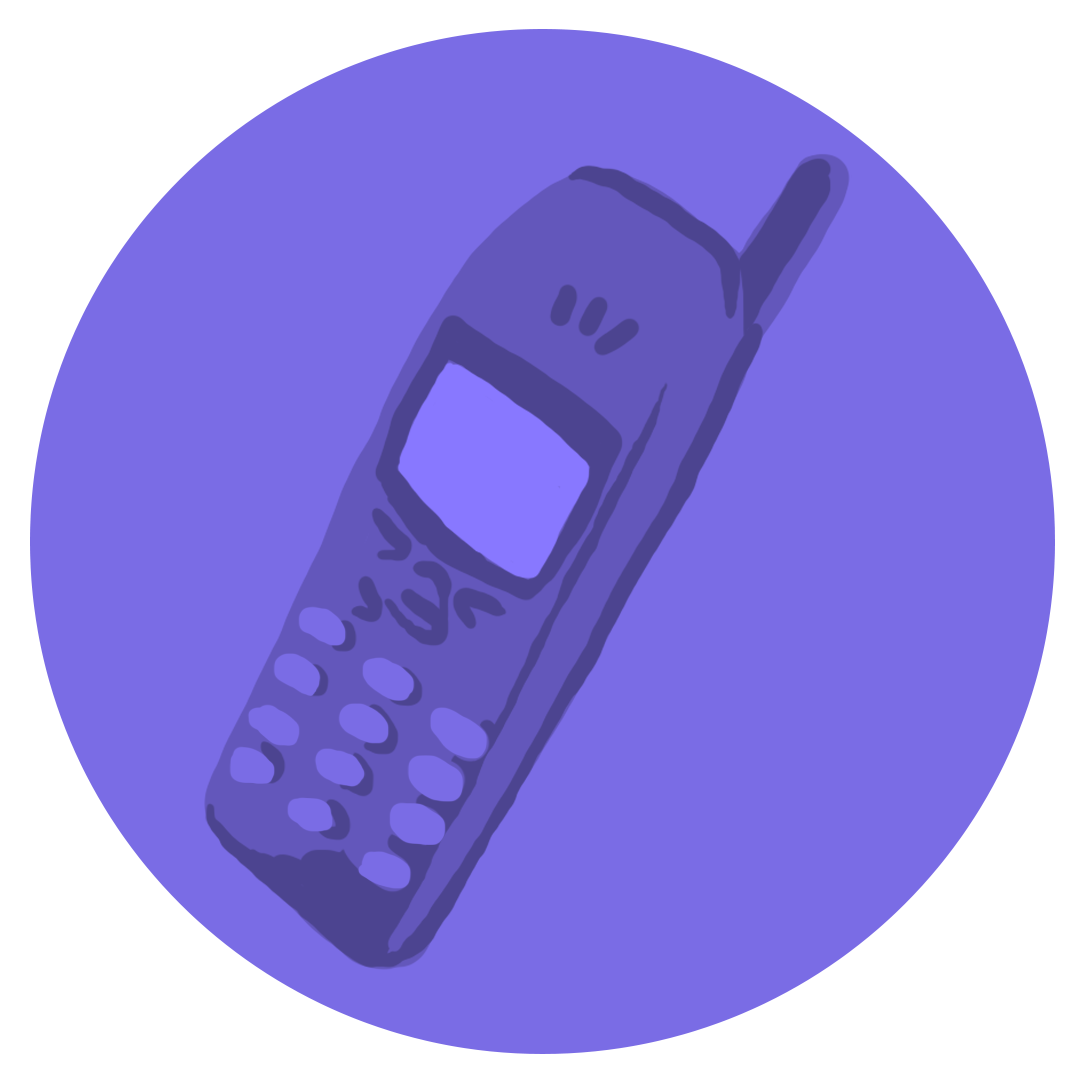
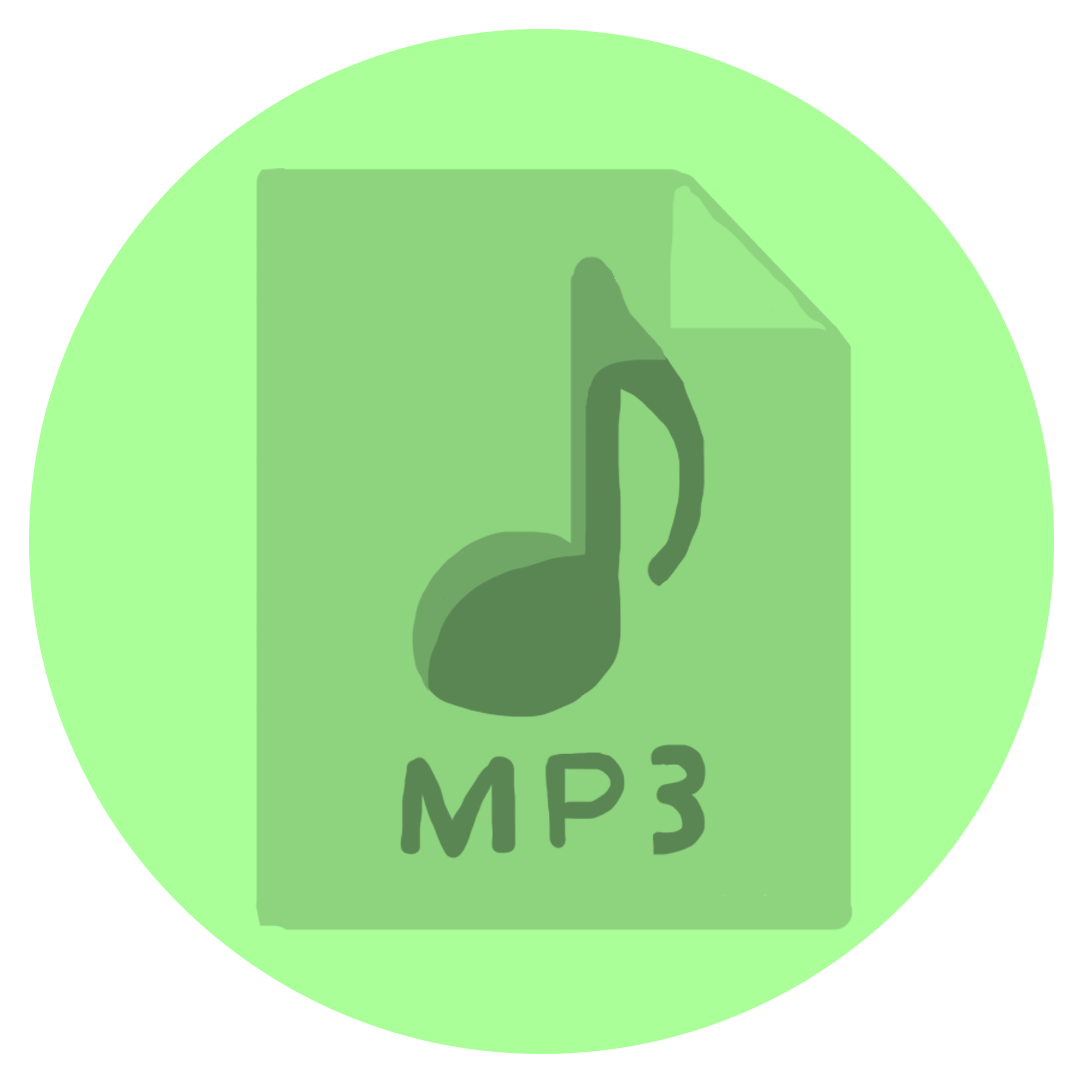
Comparing the layer stacks of the two (1080, 1080) images. Changes:
renamed "tech3" to "music3", painted on it over (x1=29, y1=29, x2=1055, y2=1054)
renamed "tech2" to "m2", painted on it over (x1=29, y1=29, x2=1055, y2=1054)
renamed "tech1" to "m1", painted on it over (x1=29, y1=29, x2=1055, y2=1054)
